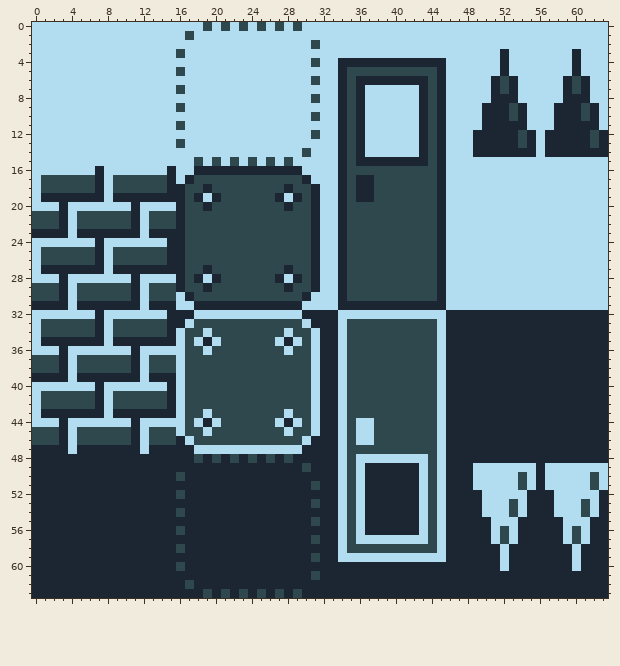
Two versions of one pixel-art sprite, content/level.png. Above: the version before the commit.
The file is 64x64 pixels.
New version:
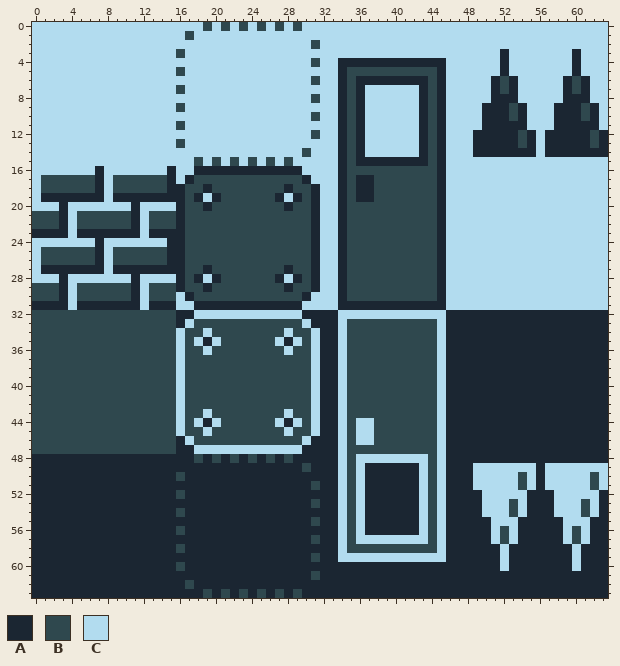
Palette (. is transparent): A #1b2632  B #2f484e  C #b2dcef
Diff:
y 32: x 0..15 CCCCCCCACCCCCCCA -> BBBBBBBBBBBBBBBB
y 33..34: x 0 C -> B; x 7..8 AC -> BB; x 15 A -> B
y 35: x 0..15 CAAAAAAACAAAAAAA -> BBBBBBBBBBBBBBBB
y 36: x 0..15 CCCACCCCCCCACCCC -> BBBBBBBBBBBBBBBB
y 37..38: x 3..4 AC -> BB; x 11..12 AC -> BB
y 39: x 0..15 AAAACAAAAAAACAAA -> BBBBBBBBBBBBBBBB
y 40: x 0..15 CCCCCCCACCCCCCCA -> BBBBBBBBBBBBBBBB
y 41..42: x 0 C -> B; x 7..8 AC -> BB; x 15 A -> B
y 43: x 0..15 CAAAAAAACAAAAAAA -> BBBBBBBBBBBBBBBB
y 44: x 0..15 CCCACCCCCCCACCCC -> BBBBBBBBBBBBBBBB
y 45..46: x 3..4 AC -> BB; x 11..12 AC -> BB
y 47: x 0..15 AAAACAAAAAAACAAA -> BBBBBBBBBBBBBBBB
Where, in picture pixels (left, top, right, bottom), the same in both pictures:
changed: (32, 310, 176, 454)
